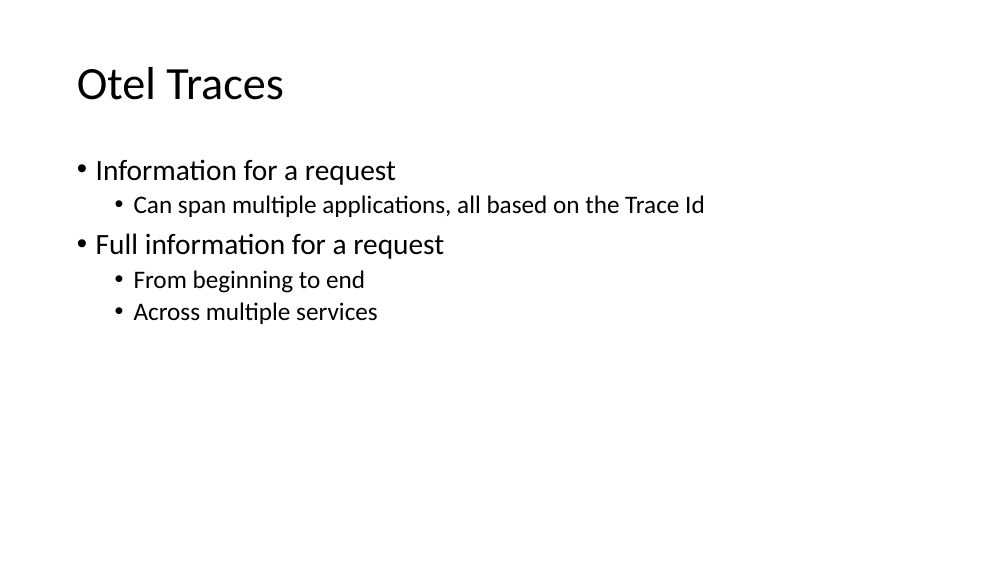
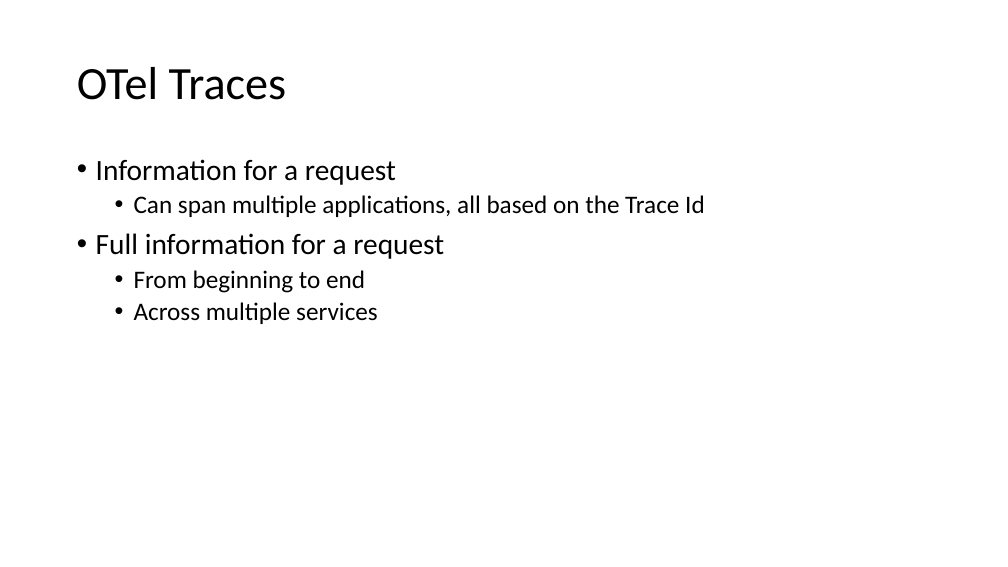
Before and after one commit to ProgrammerAL/Presentations-2023, a slide deck: slide 11 of 2023-03 - Orlando Code Camp - OpenTelemetry/Presentation.pptx (slide 10 before the commit). Drawn at 1008x567 pixels with LibreOffice and Linux fonts; fonts in the diff are those of the drawing. Boxes give left, top, right and bottom in pixels: in the first picture for what was removed or moved away, otherwise in the second. Text is boxed around its words. In the diff, an @@ line names an element or a change of style, - is before the commit and + after.

```diff
--- a/2023-03 - Orlando Code Camp - OpenTelemetry/Presentation.pptx
+++ b/2023-03 - Orlando Code Camp - OpenTelemetry/Presentation.pptx
@@ title at (77,67,287,100): text changed @@
-Otel Traces
+OTel Traces
```
Also in this commit, not shown: 3 other slides changed, 2 slides added, 2 other files.
